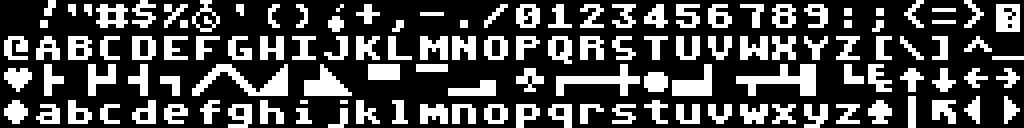
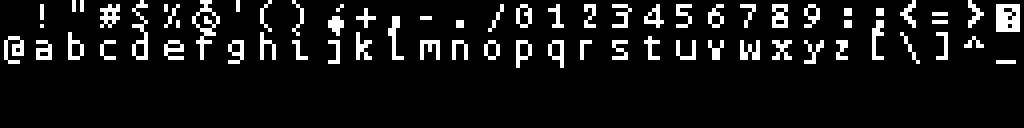
Layered file, before and after one edit (w=1024, h=128). Changes by layer:
added layer "Gems" above "!'#$% '() +,-./0123456789:;<=> #2" over <box>236,0,968,32</box>
added layer "!'#$% '() +,-./0123456789:;<=> #2" above "!'#$% '() +,-./0123456789:;<=>" over <box>40,0,968,32</box>
added layer "@abcdefghijklmnopqrstuvwxyz[\]... #1" above "@abcdefghijklmnopqrstuvwxyz[\]..." over <box>4,32,1016,68</box>
renamed "Pasted Layer" to "Letters", hid it, opacity 100% → 26%, painted on it over <box>4,0,1024,128</box>
added layer "Layer" over <box>4,0,1024,128</box>
